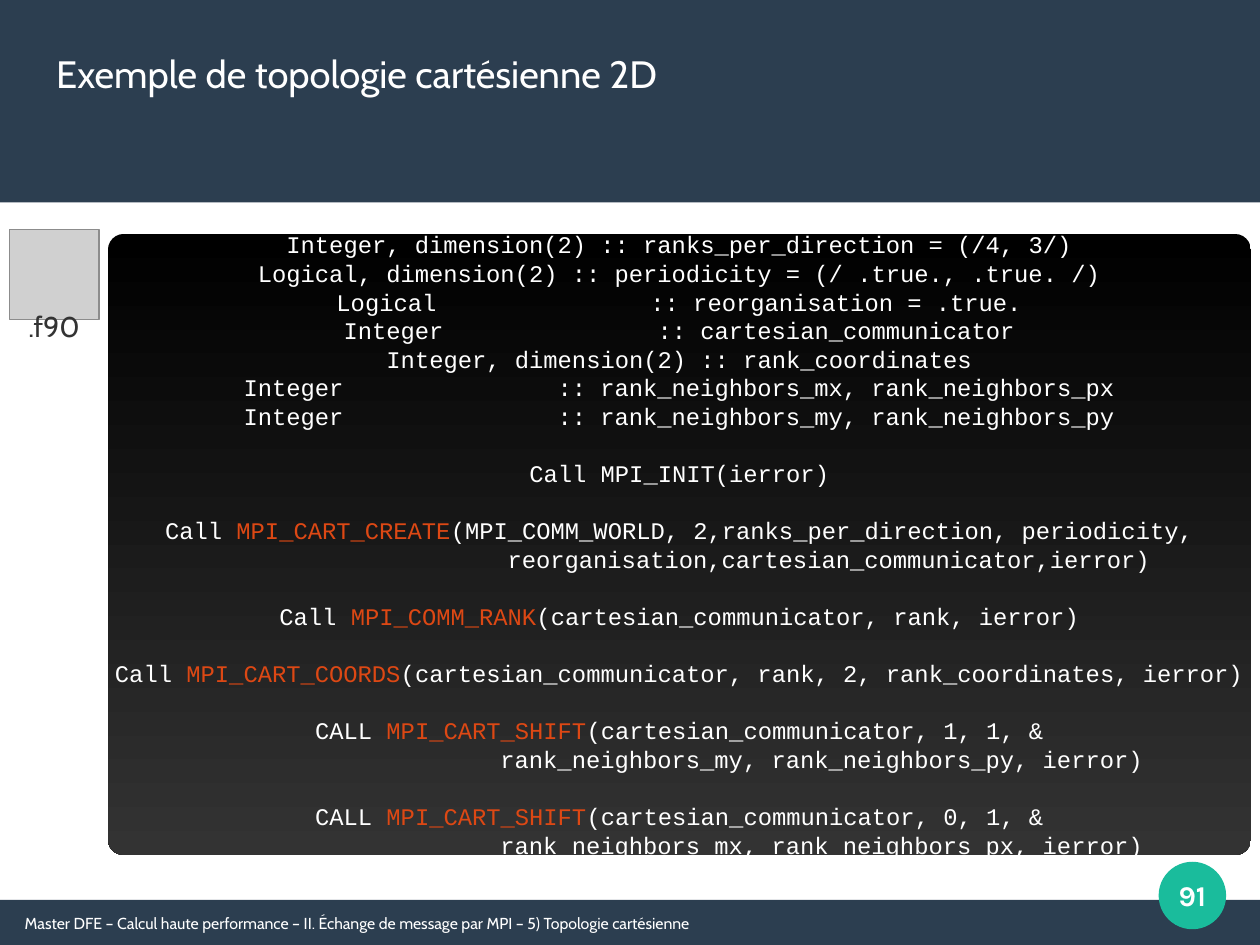
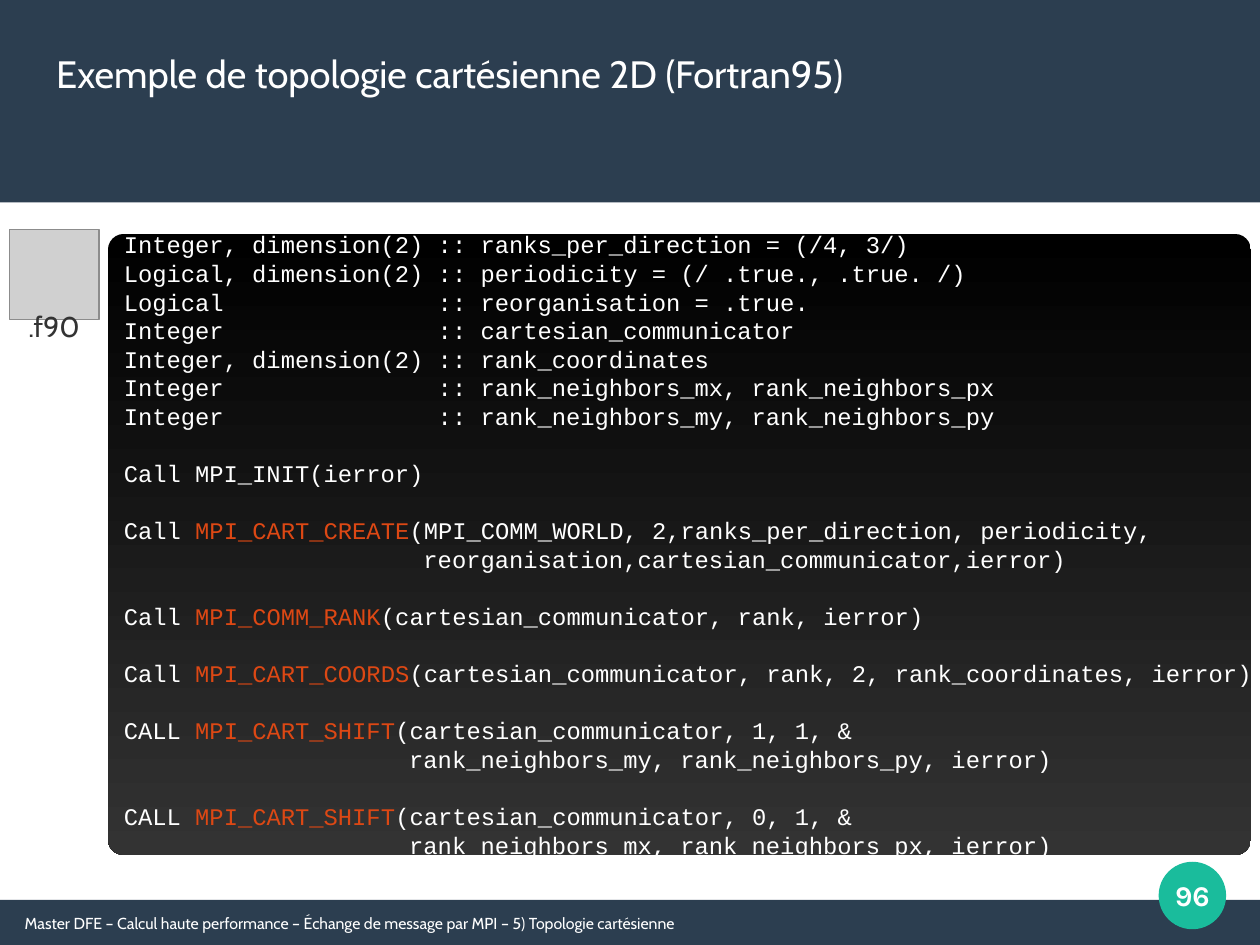
Before and after one commit to Maison-de-la-Simulation/HPC-DFE-Paris-Saclay, a slide deck: slide 96 of support/MPI.odp (slide 91 before the commit). Drawn at 1260x945 pixels with LibreOffice and Linux fonts; fonts in the diff are those of the drawing; grey boxes stand for pictures. Boxes give left, top, right and bottom in pixels: in the first picture for what was removed or moved away, otherwise in the second. Text is boxed around its words. In the diff, an @@ line names an element or a change of style, - is before the commit and + after.

```diff
--- a/support/MPI.odp
+++ b/support/MPI.odp
@@ text at (x1=56, y1=59, x2=844, y2=97): text changed @@
-Exemple de topologie cartésienne 2D
+Exemple de topologie cartésienne 2D (Fortran95)
@@ rounded rectangle "Integer, dimension(2) :: ranks_per_direction = ..." at (x1=107, y1=234, x2=1251, y2=855): alignment centre to left @@
@@ page number at (x1=1175, y1=887, x2=1210, y2=907): text changed @@
-91
+96
@@ text at (x1=25, y1=915, x2=674, y2=933): text changed @@
-Master DFE – Calcul haute performance – II. Échange de message par MPI – 5) Topologie cartésienne
+Master DFE – Calcul haute performance – Échange de message par MPI – 5) Topologie cartésienne
```
Also in this commit, not shown: 8 other slides changed, 6 slides added, 1 slide removed, 4 other files.
